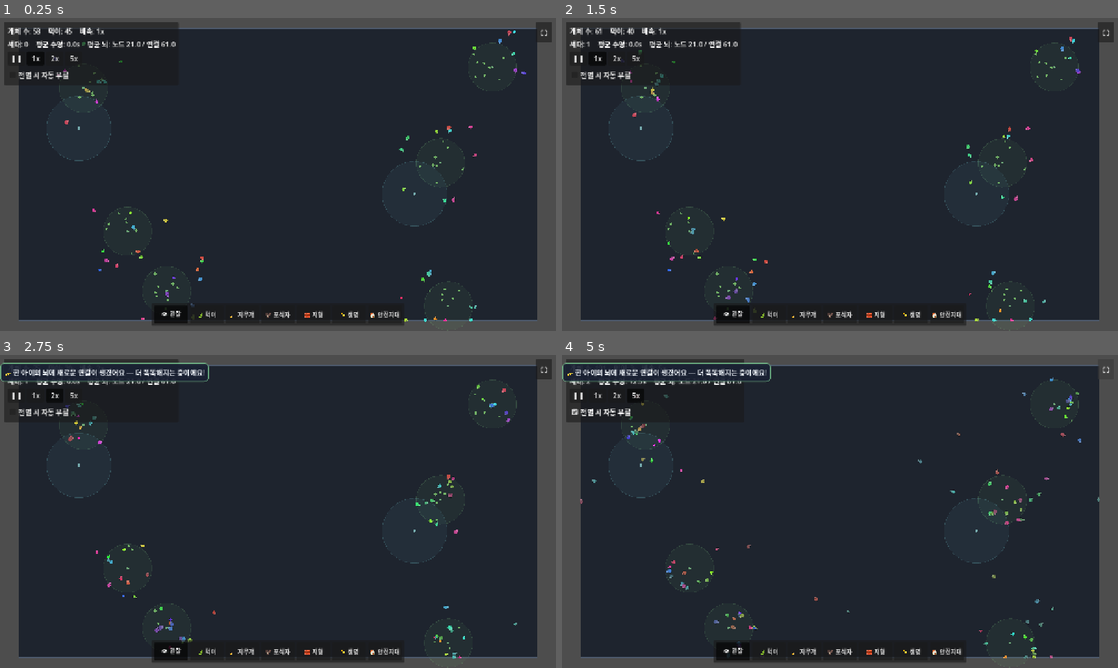
Above: before the commit, frames 1-4 (two rows, left to right).
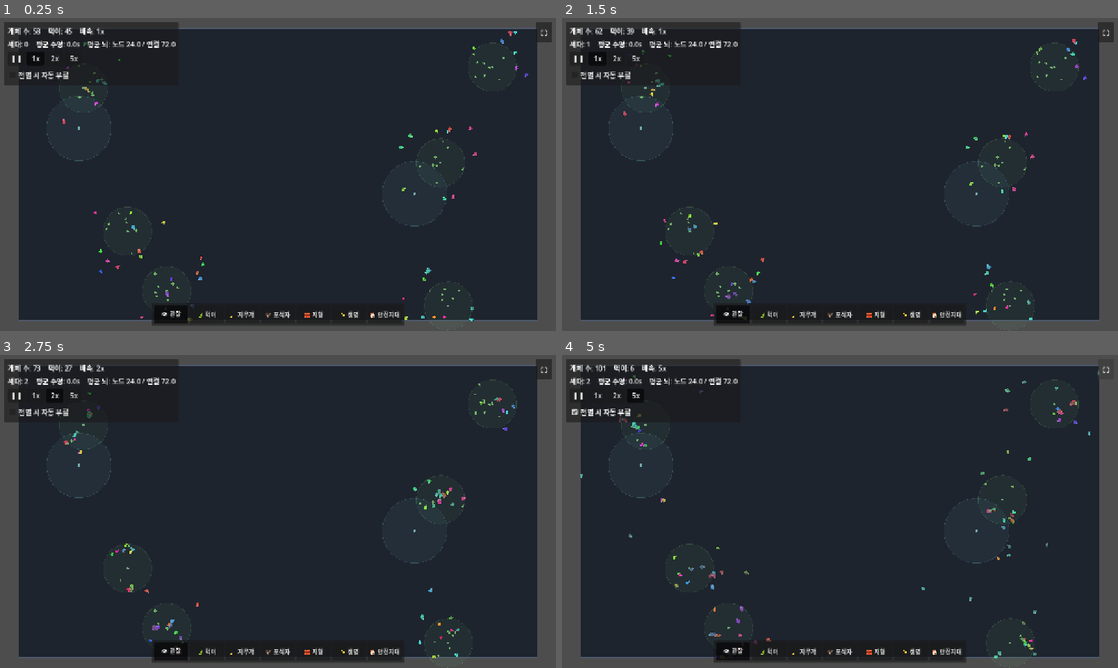
Above: after the commit, the same moments.

Repository: MoriochoRadio/mindlings
Game: Godot game, scene res://scenes/Main.tscn
Same seed, same stepped clock (60 frames per second), same inputs: the game is played once before the commit and once after it.
Inputs:
- Up to frame 1 (0.25 s): no input
- Up to frame 2 (1.5 s): click "❚❚" at 0.5 s; click "1x" at 1.25 s
- Up to frame 3 (2.75 s): click "2x" at 2 s
- Up to frame 4 (5 s): click "5x" at 2.75 s; click "전멸 시 자동 부활" at 3.5 s; click "⛶" at 4.25 s

The runs differ from the first frame. In frame 1, 0.5% of the frame differs, in the area x 9-95%, y 4-98%; in frame 2, 0.7%; in frame 3, 1.9%; in frame 4, 2.3%, in the area x 0-97%, y 1-98%.

Commit message:
소통 1단계 — 위험 경보(작은 사람들이 서로 위험을 알려 함께 도망)
GAME_DESIGN 'AI 정교화(소통)' + '본능+진화' + LEGIBILITY. 개체가 위협을 직접 본 곳에
'경보'를 남기면 주변이 듣고, 포식자를 직접 못 봐도 함께 도망친다(사회적 전파).

신호 메커니즘:
- 발신(World.emit_alarm): 개체가 '직접 본' 포식자 위협이 임계(alarm_emit_threshold) 이상이면
  자기 위치에 경보를 남긴다. 시간 감쇠(alarm_decay)로 잠깐 존재. 쿨다운으로 도배 방지.
  ★발신은 '직접 시야'에만 의존 — 경보 듣고 재방출하는 무한 피드백(폭주)을 원천 차단.
- 수신(World.hear_alarm): 가장 강한 들리는 경보의 방향+강도(거리 감쇠). 자기 경보는 무시.
- 센서 3개 추가(17→20): 경보→x/y(강도로 스케일), 경보세기. brain_builder·뇌 패널 갱신.
- 반응 본능 ⑤(약하게, 진화가 다듬음): 경보에서 멀어짐. + 경보를 '위협도'로 환산해 안전지대
  게이팅을 켠다(threat = max(직접 포식자, 경보×alarm_react_strength)) → 못 본 위험에도 은신/먹이중단.

가독성('대화처럼'):
- 발신 개체에 퍼지는 경보 고리(Creature._draw, 짧게).
- 경보로 반응하는 개체 생각: "🗣️ 들었다, 도망!".
- 무리가 함께 도망치면 토스트: "📢 한 명이 위험을 알리자 무리가 함께 도망쳤어요!".

균형·진단(@export): 발신 임계·쿨다운·감쇠·청취 반경·반응 배율. HUD에 '🗣️ 경보반응: N'
(직접 못 본 포식자에 경보로 반응한 개체 수) — 사회적 전파를 수치로.

검증: Godot 4.6.3 헤드리스 게임 300f 에러 0. 경보 테스트 — ⑤ 본능 방향(경보 오른쪽 → move_x
평균 -0.50 멀어짐), 전파(포식자 한쪽에 풀자 못 본 개체 peak 13명이 경보로 반응).

Co-Authored-By: Claude Opus 4.8 (1M context) <noreply@anthropic.com>

Diff:
--- a/scripts/BrainPanel.gd
+++ b/scripts/BrainPanel.gd
@@ -5,8 +5,8 @@
 ## 본격 실시간 그래프 시각화는 M5에서 확장한다.
 
 const NODE_R: float = 9.0
-# 높이는 입력 노드 수에 맞춰 잡는다(입력 17 + 편향 = 18행). 위쪽엔 이름·생각·상태·형질 영역.
-const PANEL_SIZE: Vector2 = Vector2(344, 470)
+# 높이는 입력 노드 수에 맞춰 잡는다(입력 20 + 편향 = 21행). 위쪽엔 이름·생각·상태·형질 영역.
+const PANEL_SIZE: Vector2 = Vector2(344, 520)
 const NODES_TOP: float = 122.0  # 노드 그래프 시작 y(위쪽은 이름+생각 한 줄+상태+형질 영역)
 
 var _creature: Creature = null
--- a/scripts/Creature.gd
+++ b/scripts/Creature.gd
@@ -8,7 +8,8 @@
 const INPUT_LABELS: Array[String] = [
 	"먹이→x", "먹이→y", "먹이근접", "에너지", "동족→x", "동족→y", "밀도", "나이",
 	"위험→x", "위험→y", "위험근접", "벽-좌", "벽-앞", "벽-우",
-	"안전→x", "안전→y", "안전근접"]
+	"안전→x", "안전→y", "안전근접",
+	"경보→x", "경보→y", "경보세기"]
 const OUTPUT_LABELS: Array[String] = ["이동x", "이동y", "먹기"]
 
 @export_group("에너지")
@@ -40,6 +41,13 @@
 ## 위협이 가까울수록 먹이 끌림을 누르는 정도(0=안 누름, 1=완전히). '공포가 허기를 누른다'.
 @export_range(0.0, 1.0) var fear_food_suppress: float = 0.7
 
+@export_subgroup("소통 — 위험 경보 반응")
+## 들은 경보를 '위협도'로 환산하는 배율 — 안전지대 게이팅을 경보로도 켠다(못 본 위험에 도망/은신).
+## 위협도 = max(직접 포식자 근접도, 경보강도×이 값). 0이면 경보가 게이팅에 영향 X(이동 본능만).
+@export_range(0.0, 2.0) var alarm_react_strength: float = 1.0
+## 경보 방출 시 발신 고리(가독성)가 보이는 시간(초).
+@export var alarm_cue_duration: float = 0.6
+
 @export_group("모터 안정화")
 ## 이동 출력 스무딩 속도(높을수록 즉답, 낮을수록 부드럽게). 먹이 앞 좌우 떪 방지.
 @export var move_smoothing_rate: float = 12.0
@@ -75,6 +83,9 @@
 var _alive: bool = true  # 포식·아사 중복 처리 방지(한 번만 죽는다)
 var _sheltered: bool = false  # 지금 안전지대 안인가(_sense에서 갱신 — 생각 한 줄용)
 var _danger_memory: float = 0.0  # 최근 위험의 잔상(천천히 감쇠). 기억 가진 개체의 '경계'를 말로 보이게
+var _alarm_cooldown: float = 0.0 # 경보 재방출 쿨다운(매 틱 도배 방지)
+var _alarm_flash: float = 0.0    # >0이면 발신 고리 표시 중(가독성)
+var _alarm_reacting: bool = false # 포식자를 직접 못 봤는데 경보로 반응 중(진단·생각용)
 var _brain: MindNet = null
 var _heading: float = 0.0
 var _want_eat: bool = true
@@ -138,6 +149,10 @@
 	draw_arc(Vector2(-1.0, 0.0), 6.0, 0.0, TAU, 18, outline, 1.0)
 	draw_circle(Vector2(5.2, 0.0), 3.6, col.lightened(0.18))  # 머리(앞쪽)
 	draw_arc(Vector2(5.2, 0.0), 3.6, 0.0, TAU, 14, outline, 1.0)
+	# 위험 경보 발신 고리(가독성 — 퍼지는 신호). 방출 직후 잠깐 커지며 옅어진다.
+	if _alarm_flash > 0.0:
+		var t: float = _alarm_flash / maxf(0.01, alarm_cue_duration)  # 1→0
+		draw_arc(Vector2.ZERO, lerpf(7.0, 20.0, 1.0 - t), 0.0, TAU, 20, Color(1.0, 0.55, 0.3, t), 2.0)
 
 ## 렌더 색: 유전 hue(계보) + 에너지로 채도/명도 변조(배고프면 칙칙·어둡게 — 가독성 기법6).
 func body_color() -> Color:
@@ -150,6 +165,10 @@
 
 func get_brain() -> MindNet:
 	return _brain
+
+## 진단(World): 포식자를 직접 못 봤는데 경보로 반응 중인가(사회적 전파 작동 지표).
+func is_alarm_reacting() -> bool:
+	return _alarm_reacting
 
 ## 포식자가 호출. 아직 살아있으면 잡아챈다(true). 이미 죽었거나 잡혔으면 false.
 ## true를 받은 포식자만 사냥 성공으로 처리한다(중복 포획·이중 집계 방지).
@@ -180,6 +199,20 @@
 	_last_out = out
 	# 위험 잔상(생각 한 줄용): 포식자가 가까우면 즉시 차오르고, 멀어지면 천천히 잊는다(~3초).
 	_danger_memory = maxf(inputs[BrainBuilder.IN_PRED_NEAR], _danger_memory - delta * 0.35)
+
+	# 위험 경보 방출(소통): 포식자를 '직접' 임계 이상으로 보면 자기 위치에 경보를 남긴다.
+	# 발신은 직접 시야에만 의존(경보 듣고 재방출하는 폭주 차단). 쿨다운으로 매 틱 도배 방지.
+	_alarm_cooldown = maxf(0.0, _alarm_cooldown - delta)
+	if _world != null and inputs[BrainBuilder.IN_PRED_NEAR] >= _world.alarm_emit_threshold \
+			and _alarm_cooldown <= 0.0:
+		_world.emit_alarm(position, inputs[BrainBuilder.IN_PRED_NEAR])
+		_alarm_cooldown = _world.alarm_emit_cooldown
+		_alarm_flash = alarm_cue_duration
+		queue_redraw()
+	# 발신 고리: 표시 중이면 매 프레임 다시 그린다(짧고, 방출한 개체만 — 비용 제한적).
+	if _alarm_flash > 0.0:
+		_alarm_flash = maxf(0.0, _alarm_flash - delta)
+		queue_redraw()
 
 	_want_eat = out[BrainBuilder.OUT_EAT] > 0.0
 	_try_eat()  # 겹친 먹이를 매 틱 확인해 먹는다(엣지 트리거 함정 방지 — 먹이 앞 떪의 주원인)
@@ -325,11 +358,23 @@
 			refuge_near = 1.0 - clampf(rd / sense_radius, 0.0, 1.0)
 		_sheltered = _world.is_sheltered(position)
 
-	# 위협-게이팅(상충 압력 핵심): 위협도 threat=pred_near(거리기반 0~1).
+	# 위험 경보(소통) 센서: 가장 강한 '들리는 경보'의 방향+강도. 다른 개체가 위협을 보고 방출한 신호다.
+	# 방향은 강도로 스케일해 입력 → 약한 경보=약한 반응. 본능 ⑤가 '경보에서 멀어짐'으로 쓴다.
+	var alarm_dir := Vector2.ZERO
+	var alarm_intensity: float = 0.0
+	if _world != null:
+		var al: Dictionary = _world.hear_alarm(position)
+		alarm_intensity = al.intensity
+		alarm_dir = al.dir * alarm_intensity
+
+	# 위협-게이팅(상충 압력 핵심): 위협도 = max(직접 포식자 근접도, 경보강도×반응배율).
+	# → 포식자를 직접 못 봐도 '경보'만으로 안전지대로 도망/먹이 중단(사회적 전파).
 	# - 안전지대 끌림: 평소 거의 0(refuge_calm_pull), 위협 시 강하게(+threat×refuge_threat_gain) → 먹이를 압도.
 	# - 먹이 끌림: 위협 시 누른다(공포가 허기를 누름) → '먹이vs안전 줄다리기'를 막는다.
-	# 방향벡터(dir)에 곱해 '이동 본능'에 직접 작용(본능 가중치는 진화 가능 상태로 보존). near도 같이 조절(생각/도착 일관).
-	var threat: float = pred_near
+	# 방향벡터(dir)에 곱해 '이동 본능'에 직접 작용(본능 가중치는 진화 가능 상태로 보존). near도 같이 조절.
+	var threat: float = maxf(pred_near, alarm_intensity * alarm_react_strength)
+	# 진단/생각: 포식자를 '직접' 못 봤는데(시야 밖) 경보로 위협을 느끼는 중인가.
+	_alarm_reacting = pred_near < 0.15 and alarm_intensity * alarm_react_strength > 0.2
 	var refuge_gain: float = refuge_calm_pull + threat * refuge_threat_gain
 	var food_gain: float = maxf(0.0, 1.0 - threat * fear_food_suppress)
 	food_dir *= food_gain
@@ -341,7 +386,8 @@
 		kin_dir.x, kin_dir.y, density, age_norm,
 		pred_dir.x, pred_dir.y, pred_near,
 		wall_l, wall_c, wall_r,
-		refuge_dir.x, refuge_dir.y, refuge_near]
+		refuge_dir.x, refuge_dir.y, refuge_near,
+		alarm_dir.x, alarm_dir.y, alarm_intensity]
 
 ## 매 틱 호출: 지금 겹쳐 있는 먹이를 먹는다(겹침을 '상태'로 보고 지속 확인).
 ## 신경망의 "먹기" 출력이 양수일 때만 실제로 먹는다(먹기 시도 매핑은 유지).
@@ -406,6 +452,9 @@
 		return "😨 포식자다, 도망쳐!"
 	if pred_near > 0.2:
 		return "😰 저쪽에 무서운 게 있어… 조심조심"
+	# 소통: 포식자를 직접 못 봤는데 경보를 듣고 반응 중 — '대화처럼' 보이게(LEGIBILITY).
+	if _alarm_reacting:
+		return "🗣️ 들었다, 도망!"
 	# 기억(순환 연결)이 진화한 개체만: 위험이 지나갔어도 잔상이 남아 잠시 경계한다(기억이 보이게).
 	if _brain != null and _brain.has_recurrent() and _danger_memory > 0.35:
 		return "🧠 아까 위험했어, 조심…"
--- a/scripts/HUD.gd
+++ b/scripts/HUD.gd
@@ -33,10 +33,12 @@
 	var pop: int = _world.get_population()
 	var pred_text: String = ""
 	if pred > 0:
-		# 진단: 포식자가 풀린 동안 '은신 수(비율)'를 보여 본능 작동을 수치로 확인(눈대중 X).
+		# 진단: 포식자가 풀린 동안 '은신 수(비율)' + '경보로만 반응한 수'로 본능·소통 작동을 수치로 확인.
 		var sheltered: int = _world.get_sheltered_count()
 		var pct: int = int(round(100.0 * float(sheltered) / float(maxi(1, pop))))
-		pred_text = "    포식자: %d    🏠 은신: %d (%d%%)" % [pred, sheltered, pct]
+		var heard: int = _world.get_alarm_reacting_count()
+		var heard_text: String = "    🗣️ 경보반응: %d" % heard if heard > 0 else ""
+		pred_text = "    포식자: %d    🏠 은신: %d (%d%%)%s" % [pred, sheltered, pct, heard_text]
 	_info_label.text = "개체 수: %d    먹이: %d%s    배속: %s" % [
 		pop, _world.get_food_count(), pred_text, _speed_text()]
 	# 평균 뇌는 O(N×연결)이라 매 프레임 돌리지 않고 ~0.4초마다 갱신(성능).
--- a/scripts/World.gd
+++ b/scripts/World.gd
@@ -47,6 +47,21 @@
 @export var refuge_colony_offset: float = 150.0
 ## 진입 차단 시 포식자를 안전지대 경계에서 이만큼(px) 바깥에 막는다(경계에 딱 붙지 않게).
 @export var predator_block_margin: float = 6.0
+
+@export_group("소통 — 위험 경보")
+## 개체가 '직접 본' 위협(포식자 근접도)이 이 이상이면 경보를 방출(0~1). 발신은 직접 시야에만
+## 의존 — 경보를 듣고 또 방출하는 무한 피드백(폭주)을 원천 차단.
+@export var alarm_emit_threshold: float = 0.4
+## 한 개체의 경보 재방출 최소 간격(초) — 매 틱 도배 방지.
+@export var alarm_emit_cooldown: float = 0.6
+## 경보 신호가 초당 감쇠하는 양(클수록 빨리 사라짐 — '잠깐 남는 신호').
+@export var alarm_decay: float = 1.2
+## 개체가 경보를 듣는 최대 거리(px). 직접 시야(sense_radius 220)보다 넓게 둬 '못 본 위험'도 듣게.
+@export var alarm_hear_radius: float = 340.0
+## 동시 경보 수 안전 상한(성능·폭주 방지).
+@export var max_alarms: int = 120
+## 진단/토스트: '직접 못 본 포식자에 경보로 반응'한 개체가 이 수를 넘으면 무리 도망 토스트.
+@export var alarm_toast_min: int = 6
 
 @export_group("번식/진화")
 ## 이 에너지를 넘으면 번식한다(높을수록 번식 어려움 → 인구↓).
@@ -116,6 +131,12 @@
 @onready var _predators: Node2D = $Predators
 
 var _bounds: Rect2 = Rect2()
+
+# 위험 경보(소통 1단계). 개체가 위협을 직접 보면 자기 위치에 경보를 방출 → 시간 감쇠 → 주변이 듣는다.
+# 경보 수는 max_alarms로 캡되어(보통 수십 개) 직접 순회로 충분히 가볍다(별도 그리드 불필요).
+var _alarms: Array = []          # [{pos: Vector2, strength: float}] — strength가 시간 감쇠
+var _alarm_toasted: bool = false # 무리 도망 토스트 1회 게이트(반응 수가 0으로 떨어지면 재무장)
+var _alarm_reacting_count: int = 0 # 캐시: 경보로만 반응 중인 개체 수(HUD/토스트 공용)
 
 # 공간 분할 그리드(성능 — O(N²) 센싱 제거). 매 물리 틱 1회만 재구성(프레임 가드).
 # 셀좌표 Vector2i -> Array[Node2D]. 개체가 query하면 그 프레임 첫 호출이 그리드를 짓는다.
@@ -288,6 +309,8 @@
 func _process(delta: float) -> void:
 	_accumulate_predator_stats(delta)
 	_check_extinction(delta)
+	_update_alarms(delta)
+	_evaluate_alarm_reactions()
 	_check_accum += delta
 	if _check_accum < 1.5:
 		return
@@ -485,6 +508,59 @@
 ## 개체가 안전지대 센서로 가장 가까운 은신처를 훑을 때 사용(매 틱). 은신처는 소수라 직접 순회.
 func get_refuge_nodes() -> Array:
 	return _refuges.get_children()
+
+# ── 위험 경보(소통 1단계) ─────────────────────────────────────────
+## 개체가 위협을 직접 보면 호출(Creature). 자기 위치에 경보를 남긴다(시간 감쇠로 잠깐 존재).
+func emit_alarm(pos: Vector2, strength: float) -> void:
+	if _alarms.size() >= max_alarms:
+		return
+	_alarms.append({"pos": pos, "strength": clampf(strength, 0.0, 1.0)})
+
+## 매 프레임 경보를 감쇠시키고 사라진 것을 치운다(잠깐 남는 신호).
+func _update_alarms(delta: float) -> void:
+	if _alarms.is_empty():
+		_alarm_toasted = false
+		return
+	var kept: Array = []
+	for a in _alarms:
+		a.strength -= alarm_decay * delta
+		if a.strength > 0.05:
+			kept.append(a)
+	_alarms = kept
+
+## 개체가 듣는 가장 강한 경보: 방향(단위)+강도(거리로 감쇠). 없으면 (ZERO, 0).
+## 자기 경보(거의 0거리)는 무시 — 자기 신호 자기수신 피드백 방지.
+func hear_alarm(pos: Vector2) -> Dictionary:
+	var best_int: float = 0.0
+	var best_dir: Vector2 = Vector2.ZERO
+	var r2: float = alarm_hear_radius * alarm_hear_radius
+	for a in _alarms:
+		var d2: float = pos.distance_squared_to(a.pos)
+		if d2 > r2 or d2 < 16.0:
+			continue
+		var dist: float = sqrt(d2)
+		var inten: float = a.strength * (1.0 - dist / alarm_hear_radius)
+		if inten > best_int:
+			best_int = inten
+			best_dir = (a.pos - pos) / dist
+	return {"dir": best_dir, "intensity": best_int}
+
+## 진단(소통 작동 확인): '포식자를 직접 못 봤는데 경보로 반응 중'인 개체 수(캐시). 0보다 크면 사회적 전파 작동.
+func get_alarm_reacting_count() -> int:
+	return _alarm_reacting_count
+
+## 매 프레임 경보 반응 수를 집계하고, 임계를 넘으면 '무리가 함께 도망쳤다' 토스트 1회(0으로 식으면 재무장).
+func _evaluate_alarm_reactions() -> void:
+	var n: int = 0
+	for c in _creatures.get_children():
+		if (c as Creature).is_alarm_reacting():
+			n += 1
+	_alarm_reacting_count = n
+	if n >= alarm_toast_min and not _alarm_toasted:
+		_alarm_toasted = true
+		_toast("📢 한 명이 위험을 알리자 무리가 함께 도망쳤어요!")
+	elif n == 0:
+		_alarm_toasted = false
 
 ## 이 위치가 어떤 안전지대 안인가 — 포식 차단·생각 한 줄 공용(은신처는 소수라 직접 순회).
 func is_sheltered(p: Vector2) -> bool:
--- a/scripts/brain_builder.gd
+++ b/scripts/brain_builder.gd
@@ -8,7 +8,7 @@
 ## 창시자에게만 약한 본능(bias_strength)을 줘 콜드스타트 멸종을 막는다.
 ## bias_strength=0 이면 창시자도 완전 무작위 — 순수 진화를 보고 싶을 때.
 
-const SENSOR_COUNT: int = 17
+const SENSOR_COUNT: int = 20
 const OUTPUT_COUNT: int = 3
 
 # 센서(입력) 인덱스 — Creature.INPUT_LABELS / _sense() 순서와 일치해야 한다.
@@ -38,6 +38,12 @@
 const IN_REFUGE_X: int = 14
 const IN_REFUGE_Y: int = 15
 const IN_REFUGE_NEAR: int = 16
+# 위험 경보(소통 1단계). 가장 강한 '들리는 경보'의 방향(강도로 스케일)+강도.
+# 다른 개체가 위협을 보고 방출한 신호 → 포식자를 직접 못 봐도 도망칠 수 있다(사회적 전파).
+# 본능 ⑤(경보에서 멀어짐)는 창시자에 약하게 심고 진화가 다듬는다.
+const IN_ALARM_X: int = 17
+const IN_ALARM_Y: int = 18
+const IN_ALARM_NEAR: int = 19
 
 # 출력 인덱스 — Creature.OUTPUT_LABELS 순서와 일치해야 한다.
 const OUT_MOVE_X: int = 0
@@ -86,6 +92,9 @@
 		# ③ 안전지대로 향함(안전 센서 → 그쪽, 양수, 먹이보다 약하게). 약한 상시 끌림 = '집 근처에 머무는' 성향.
 		net.add_connection(IN_REFUGE_X, _OUT_BASE + OUT_MOVE_X, _instinct(0.4, 0.8, s, v))
 		net.add_connection(IN_REFUGE_Y, _OUT_BASE + OUT_MOVE_Y, _instinct(0.4, 0.8, s, v))
+		# ⑤ 경보에서 멀어짐(경보 센서 → 반대 방향, 음수). 경보 없으면 입력 0 → '들릴 때만' 작동(사회적 도망).
+		net.add_connection(IN_ALARM_X, _OUT_BASE + OUT_MOVE_X, -_instinct(0.7, 1.2, s, v))
+		net.add_connection(IN_ALARM_Y, _OUT_BASE + OUT_MOVE_Y, -_instinct(0.7, 1.2, s, v))
 
 	net.compile()
 	return net
